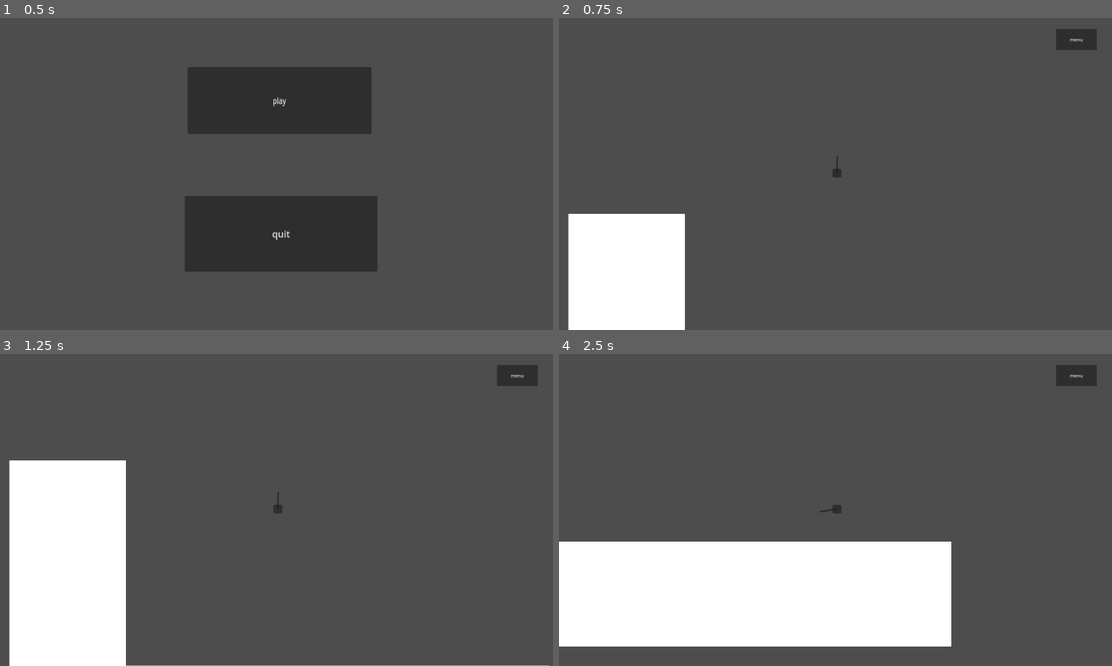
Above: before the commit, frames 1-4 (two rows, left to right).
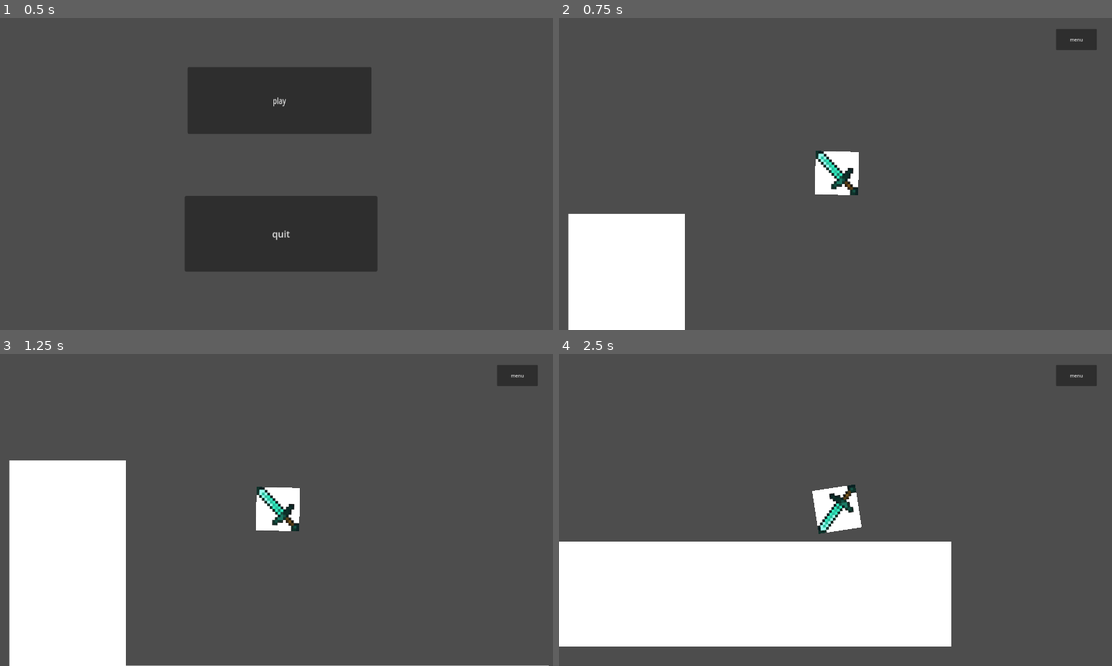
Above: after the commit, the same moments.

Repository: rowanmcevilly/godot_game_1
Game: Godot game, scene res://menu.tscn
Two runs of this game, one before a commit and one after it. Both use one fixed random seed, a clock stepped at 60 frames per second and the inputs below. The engine's default icon, where the game draws it, is replaced by a stand-in: a white triangle on a blue panel in a dark square.
Inputs (mouse positions are in pixels of both pictures, inside the frame that each line leads up to):
- Up to frame 1 (0.5 s): no input
- Up to frame 2 (0.75 s): click "play" at 0.5 s
- Up to frame 3 (1.25 s): no input
- Up to frame 4 (2.5 s): tap Enter at 1.25 s; move the mouse to (957, 494) at 1.27 s; hold Right (ui_right) from 1.28 s (still down); click (957, 494) at 1.42 s; tap Space (jump) at 1.52, 2.27 s; move the mouse to (724, 525) at 2.02 s; click (724, 525) at 2.17 s

Frame 1 is identical in both runs. In frame 2, 1.1% of the frame differs, in the area x 46-55%, y 42-57%; in frame 3, 1.1%; in frame 4, 1.1%, in the area x 45-55%, y 41-58%.
Error after the commit: Invalid access to property or key 'len' on a base object of type 'Array'. (res://weapon.gd:11)

Commit message:
weapon switching 1
not working weapon switching

Diff:
--- a/gun_empty.gd
+++ b/gun_empty.gd
@@ -1,4 +1,6 @@
 extends Marker2D
+
+
 
 const bulletPath = preload("res://bullet.tscn")
 
@@ -16,8 +18,8 @@
 func shoot():
 	var bullet = bulletPath.instantiate()
 	get_parent().get_parent().add_child(bullet)
-	bullet.global_position = $Marker2D.global_position
-	bullet.global_rotation = $Marker2D.global_rotation
+	bullet.global_position = $weapon.global_position
+	bullet.global_rotation = $weapon.global_rotation
 	var velo = Vector2(cos(bullet.global_rotation), sin(bullet.global_rotation))
 	velo *= 1000
 	bullet.linear_velocity = velo
--- a/player.tscn
+++ b/player.tscn
@@ -1,7 +1,8 @@
-[gd_scene load_steps=4 format=3 uid="uid://1qekapqxq5uf"]
+[gd_scene load_steps=5 format=3 uid="uid://1qekapqxq5uf"]
 
 [ext_resource type="Script" path="res://player.gd" id="1_6djrp"]
 [ext_resource type="Script" path="res://gun_empty.gd" id="2_uc16v"]
+[ext_resource type="Script" path="res://weapon.gd" id="3_76r2j"]
 
 [sub_resource type="RectangleShape2D" id="RectangleShape2D_8sww1"]
 
@@ -22,10 +23,9 @@
 [node name="gun_empty" type="Marker2D" parent="."]
 script = ExtResource("2_uc16v")
 
-[node name="gun" type="Panel" parent="gun_empty"]
-offset_top = -2.0
-offset_right = 40.0
-offset_bottom = 2.0
+[node name="weapon" type="Marker2D" parent="gun_empty"]
+position = Vector2(1, 0)
+script = ExtResource("3_76r2j")
 
-[node name="Marker2D" type="Marker2D" parent="gun_empty"]
-position = Vector2(40, 0)
+[node name="weapon_tex" type="Sprite2D" parent="gun_empty/weapon"]
+position = Vector2(-1, 0)
--- /dev/null
+++ b/weapon.gd
@@ -0,0 +1,13 @@
+extends Marker2D
+
+var textures = [preload("res://graphics/diamond.png"), preload("res://graphics/gold.jpeg")]
+# Called when the node enters the scene tree for the first time.
+func _ready():
+	get_node("weapon_tex").texture = textures[0]
+
+func _input(event):
+	if event is InputEventKey:
+		if event.is_pressed:
+			if int(event.as_text_key_label()) < (textures.len - 1) && int(event.as_text_key_label()) > 0:
+				print(event.as_text_key_label())
+				get_node("weapon_tex").texture = textures[int(event.as_text_key_label())]
Binary file added: graphics/diamond.png
Not shown, added: graphics/diamond.png.import
Binary file added: graphics/gold.jpeg
Not shown, added: graphics/gold.jpeg.import
Not shown, changed: .DS_Store
Not shown, changed: graphics/.DS_Store
